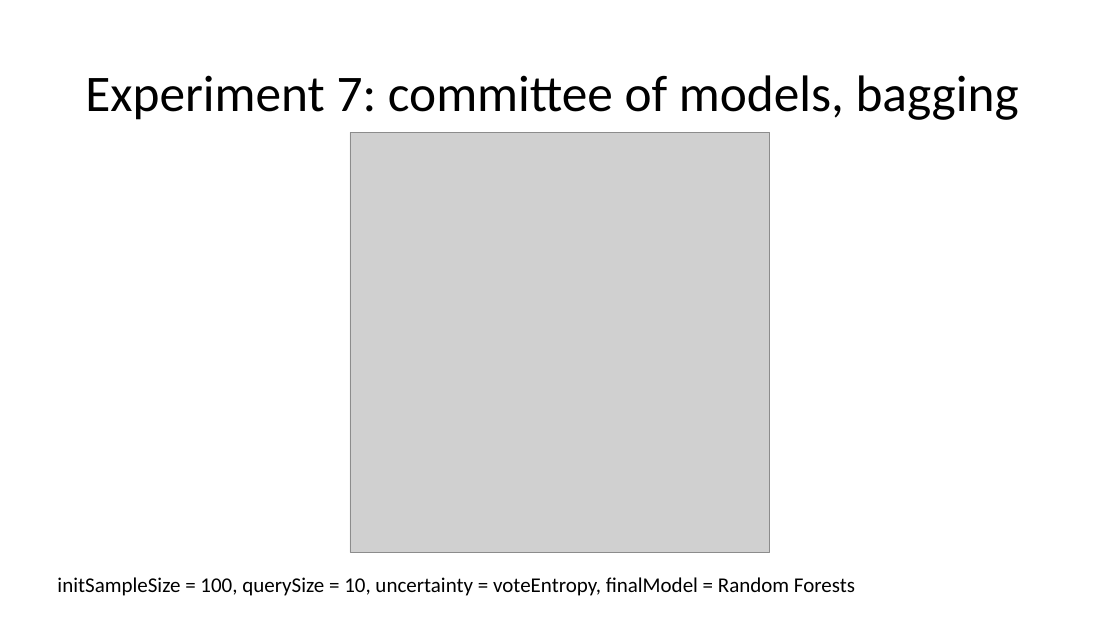
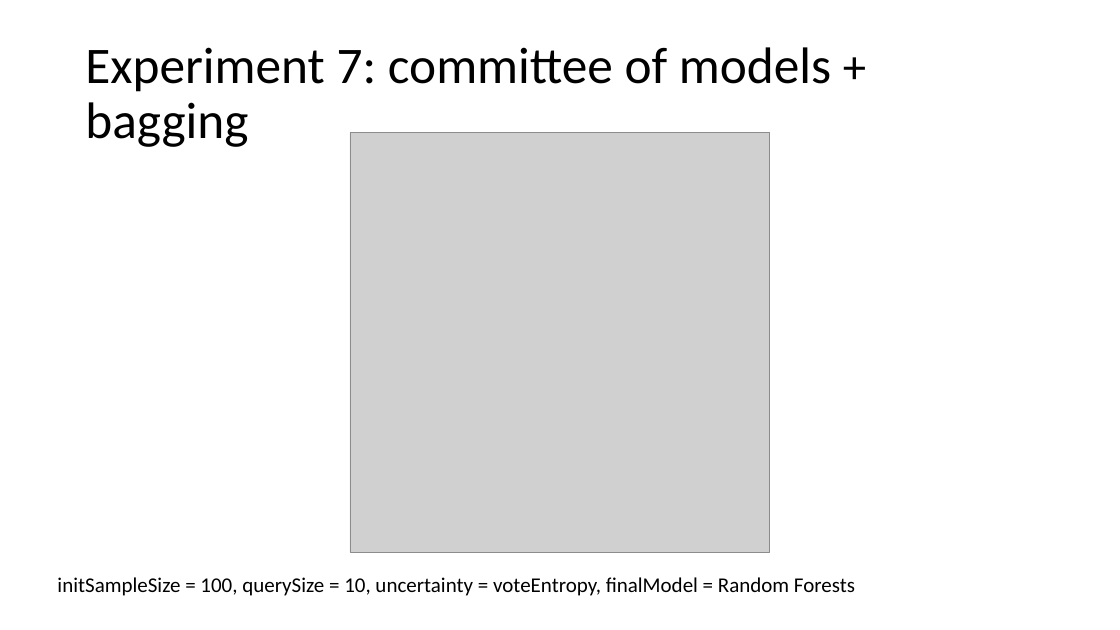
Before and after one commit to gsimchoni/ActiveLearningExercise, a slide deck: slide 9 of Active_Learning_Exercise.pptx. Drawn at 1120x630 pixels with LibreOffice and Linux fonts; fonts in the diff are those of the drawing; grey boxes stand for pictures. Boxes give left, top, right and bottom in pixels: in the first picture for what was removed or moved away, otherwise in the second. Text is boxed around its words. In the diff, an @@ line names an element or a change of style, - is before the commit and + after.

Commit message:
Added another version to experiment 7

```diff
--- a/Active_Learning_Exercise.pptx
+++ b/Active_Learning_Exercise.pptx
@@ title at (85,47,831,147): text changed @@
-Experiment 7: committee of models, bagging
+Experiment 7: committee of models + bagging
```
Also in this commit, not shown: 3 other files.
